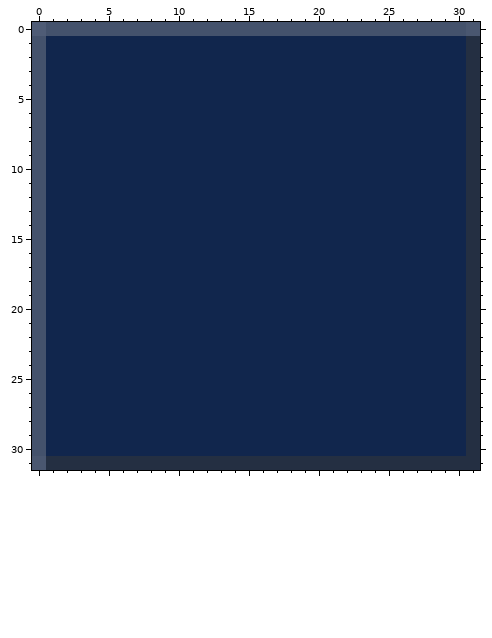
File history of a pixel-art sprite, textures/colonne.png. The picture above is the old version.
The file is 32x32 pixels. Colours within 5 levels of each other are drawn and written as one.
After:
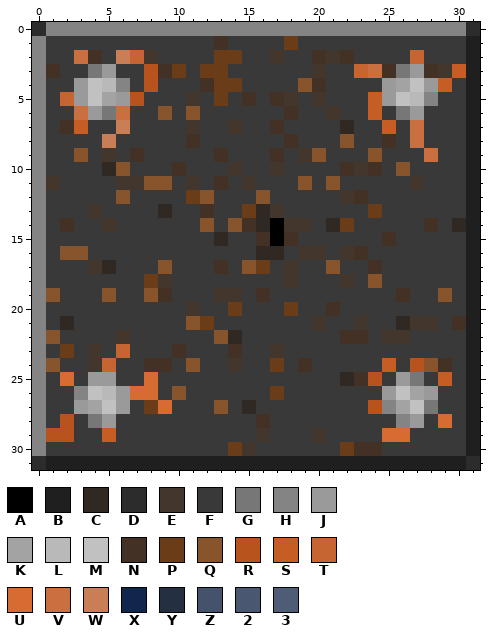
Palette (. is transparent): A #000000  B #1f1f1f  C #302822  D #2c2c2c  E #42362d  F #393939  G #777777  H #848484  J #9a9a9a  K #a3a3a3  L #b9b9b9  M #c1c1c1  N #423124  P #6a3c18  Q #88542b  R #b9531d  S #c65d25  T #c66531  U #d76c32  V #ca7040  W #ca7e55  X #11264d  Y #242f42  Z #44526c  2 #4a5770  3 #4f5c76
From old to new:
Changed rows in their new state; - is an unchanged pixel.
first column x 0:
 0 DHHHHHHHHHHHHHHHHHHHHHHHHHHHHHHD
 1 HFFFFFFFFFFFFNFFFFPFFFFFFFFFFFFB
 2 HFFVNFWTEFFFFPPFFEFFNENFFFFTFFFB
 3 HNFFGJFFRNPFPPFFFFFFEFFTVNGJNESB
 4 HFFJMLHFRFFFNPPFFFFQNFFFFJKMJSFB
 5 HFTJMKJRFFFEFPFNFNEFEFFFSJMLHFFB
 6 HFFVJGVFFQFQFFFFFFNFFEFFSFGJFFFB
 7 HFNSFFWFFFFEFFEFFNFFFFCFFSFVFFFB
 8 HFFFFWFFFFFNFFFFFFNFFFQFFNFVFFFB
 9 HFFQFEFNFFFFFNFFFNFEQFFFQFFFVFFB
10 HFFFFCQFFFNFFFEFFEFFFFNENFQFFFFB
11 HEFFFFEEQQFEFNFEFFFQFQFFFFFEFFFB
12 HFFFFFQFFFFPQFFFQFFFFFENFFFFFFFB
13 HFFFEFFFFCFFNFFPCEFFFFFFPFFFFFFB
14 HFNFFEFFFFFFQFQNCAEEFCPFFFFFNFCB
15 HFFFFFFFFFFFFCFFNANFFFFFFNFFFFFB
16 HFQQFFFFFFFFFFFFCCFEEFENFFFFFFFB
17 HFFFECFFFQFFFNFQPFEFFQFFNFFFFFFB
18 HFFFFFFFPEFFFFFFFFEFFFEFQFFFFFFB
19 HQFFFQFFQNFFFEEFNFFFFFFFFFNFFQFB
20 HFFFFFFFFFFEFFPFFFPFFNFFFFFFFFFB
21 HFCFFFFFFFFQPFFFFFFFEFFEFFCEEFNB
22 HQFFFFEFFFFFFQCFFFFFFFNNFEEFFFFB
23 HFPFEFTFFFNFFFNFFEFFFFFFFFFFFFFB
24 HQFFETFFNNFQFFEFFPFNFFFFFSFRQNFB
25 HFUFJJFFUFFFFFFFFFFFFFCNRFJGFSFB
26 HFFHMLJUUFQFFFFFFPFFFFFFFJMKJFFB
27 HFFJKMJFPUFFFQFCFFFFFFFFRHKMGFFB
28 HFRFGJFFFFFFFFFFNFFFFFFFFFHJFUFB
29 HRRFFSFFFFFFFFFFEFFFEFFFFUUFFFFB
30 HFFFFFFFFFFFFFPEFFFFFFPNNFFFFFFB
31 DBBBBBBBBBBBBBBBBBBBBBBBBBBBBBBD
Boxes around the changes in both pictures, in picture pixels (x1, y1, x2, y2):
changed: (32, 22, 480, 470)
